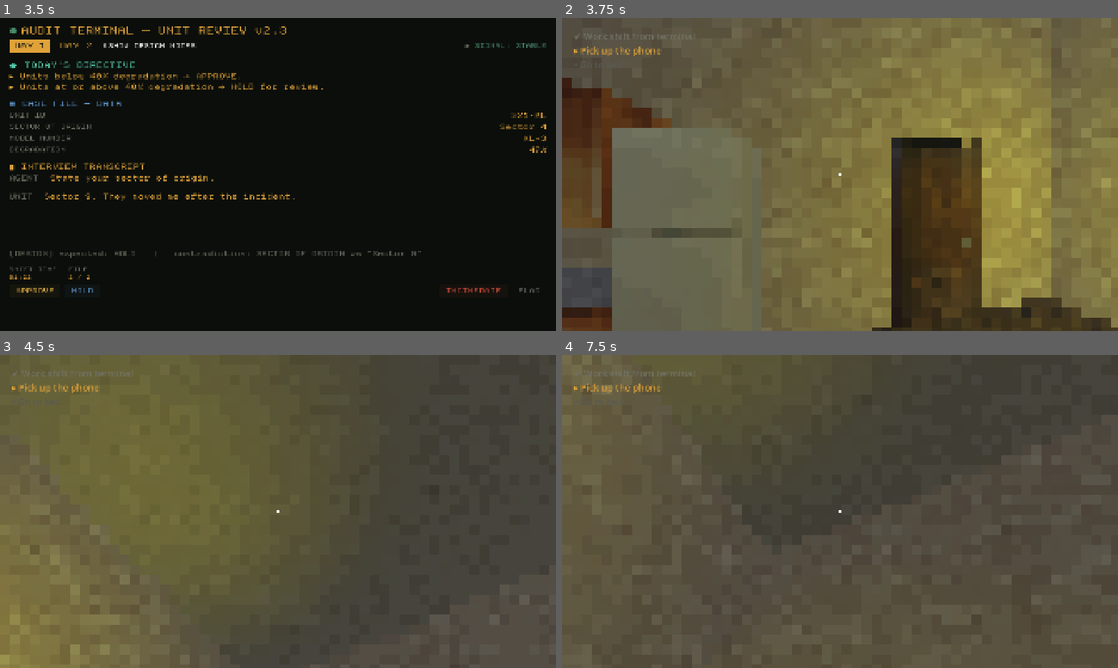
Above: before the commit, frames 1-4 (two rows, left to right).
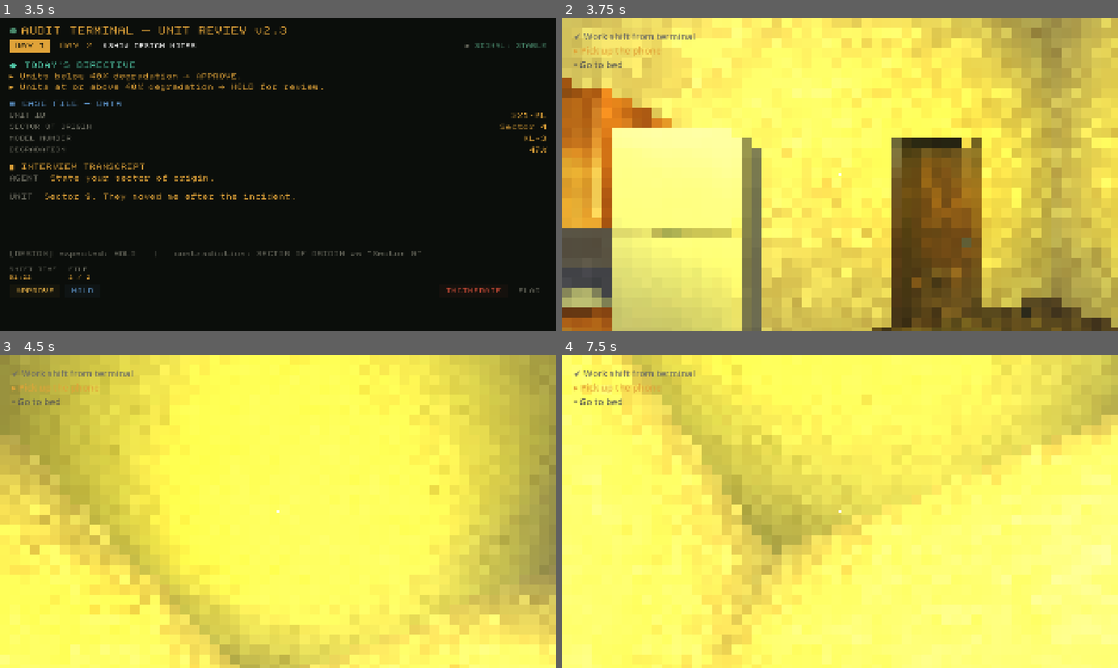
Above: after the commit, the same moments.

Repository: SimonKyselica/still-human
Game: Godot game, scene res://Audit/AuditTerminal.tscn
Same seed, same stepped clock (60 frames per second), same inputs: the game is played once before the commit and once after it. This scene is started directly instead of the project's main scene. Sound files missing from this copy of the repository are replaced by a short silence.
Inputs (mouse positions are in pixels of both pictures, inside the frame that each line leads up to):
- Up to frame 1 (3.5 s): click "DAY 1" at 0.5 s; click "DAY 2" at 1.25 s; click "SHOW DESIGN NOTES" at 2 s; click "APPROVE" at 2.75 s
- Up to frame 2 (3.75 s): click "HOLD" at 3.5 s
- Up to frame 3 (4.5 s): tap Enter at 4.25 s; move the mouse to (305, 511) at 4.27 s; hold W (move_forward) from 4.28 s (still down); hold Space (advance_dialog) from 4.28 s (still down); click (305, 511) at 4.42 s
- Up to frame 4 (7.5 s): keep holding W (move_forward); move the mouse to (812, 511) at 5.02 s; release Space (advance_dialog) at 5.03 s; tap E (interact) at 5.1, 6.6 s; tap Space (advance_dialog) at 5.75, 7.25 s; move the mouse to (851, 505) at 5.77 s; hold Space (advance_dialog) 5.78-6.53 s; tap Enter at 6.5 s; move the mouse to (834, 517) at 6.52 s; click (834, 517) at 6.67 s; move the mouse to (878, 514) at 7.27 s; hold Space (advance_dialog) from 7.28 s (still down)

Frame 1 is identical in both runs. In frame 2, 95% of the frame differs, in the area x 0-100%, y 0-100%; in frame 3, 100%; in frame 4, 100%.

Commit message:
Add phone ringing sound effect and implement delay before ringing starts

Diff:
--- a/Interactibles/Telephone/Phone.gd
+++ b/Interactibles/Telephone/Phone.gd
@@ -26,6 +26,7 @@
 	start_ringing()
 
 func start_ringing() -> void:
+	await get_tree().create_timer(5).timeout
 	is_ringing = true
 	enabled = true
 	print("Yo Phone Lingin")
--- a/Interactibles/Telephone/telephone.tscn
+++ b/Interactibles/Telephone/telephone.tscn
@@ -2,9 +2,9 @@
 
 [ext_resource type="PackedScene" uid="uid://ciqib243fpkk2" path="res://Assets/telephone.glb" id="1_6dd7g"]
 [ext_resource type="Script" uid="uid://cyiawin3u3qow" path="res://Interactibles/Telephone/Phone.gd" id="2_rmj35"]
-[ext_resource type="AudioStream" uid="uid://dsi8ut7y8qh7" path="res://sfx/phone_ringing.mp3" id="3_8xna3"]
 [ext_resource type="AudioStream" uid="uid://deis17rrvq6vb" path="res://sfx/phone_pick_up.mp3" id="3_83wiv"]
 [ext_resource type="AudioStream" uid="uid://biyseudo3a4n7" path="res://sfx/phone_put_down.mp3" id="4_24ftg"]
+[ext_resource type="AudioStream" uid="uid://ca1cjyasxinx6" path="res://sfx/you_phone_linging_chin.mp3" id="5_83wiv"]
 
 [sub_resource type="BoxShape3D" id="BoxShape3D_u8lrn"]
 size = Vector3(0.13043213, 0.12036133, 0.23278809)
@@ -22,6 +22,5 @@
 shape = SubResource("BoxShape3D_u8lrn")
 
 [node name="RingSound" type="AudioStreamPlayer3D" parent="." index="4" unique_id=1098462862]
-stream = ExtResource("3_8xna3")
-volume_db = 9.249
+stream = ExtResource("5_83wiv")
 parameters/looping = true
--- a/Main.tscn
+++ b/Main.tscn
@@ -112,19 +112,16 @@
 
 [node name="OmniLight3D" type="OmniLight3D" parent="Room" unique_id=2067359882]
 transform = Transform3D(1, 0, 0, 0, 1, 0, 0, 0, 1, -1.9612875, 2.7350688, -4.648209)
-visible = false
 light_color = Color(1, 1, 0.34117648, 1)
 shadow_enabled = true
 
 [node name="OmniLight3D3" type="OmniLight3D" parent="Room" unique_id=1039629813]
 transform = Transform3D(1, 0, 0, 0, 1, 0, 0, 0, 1, -1.9612875, 2.7350688, -0.2604465)
-visible = false
 light_color = Color(1, 1, 0.34117648, 1)
 shadow_enabled = true
 
 [node name="OmniLight3D2" type="OmniLight3D" parent="Room" unique_id=1312398241]
 transform = Transform3D(1, 0, 0, 0, 1, 0, 0, 0, 1, -4.011484, 2.4365792, -3.578754)
-visible = false
 light_color = Color(1, 1, 0.34117648, 1)
 shadow_enabled = true
 
Not shown, added: sfx/you_phone_linging_chin.mp3.import
Not shown, added: sfx/you_phone_linging_chin.mp3
